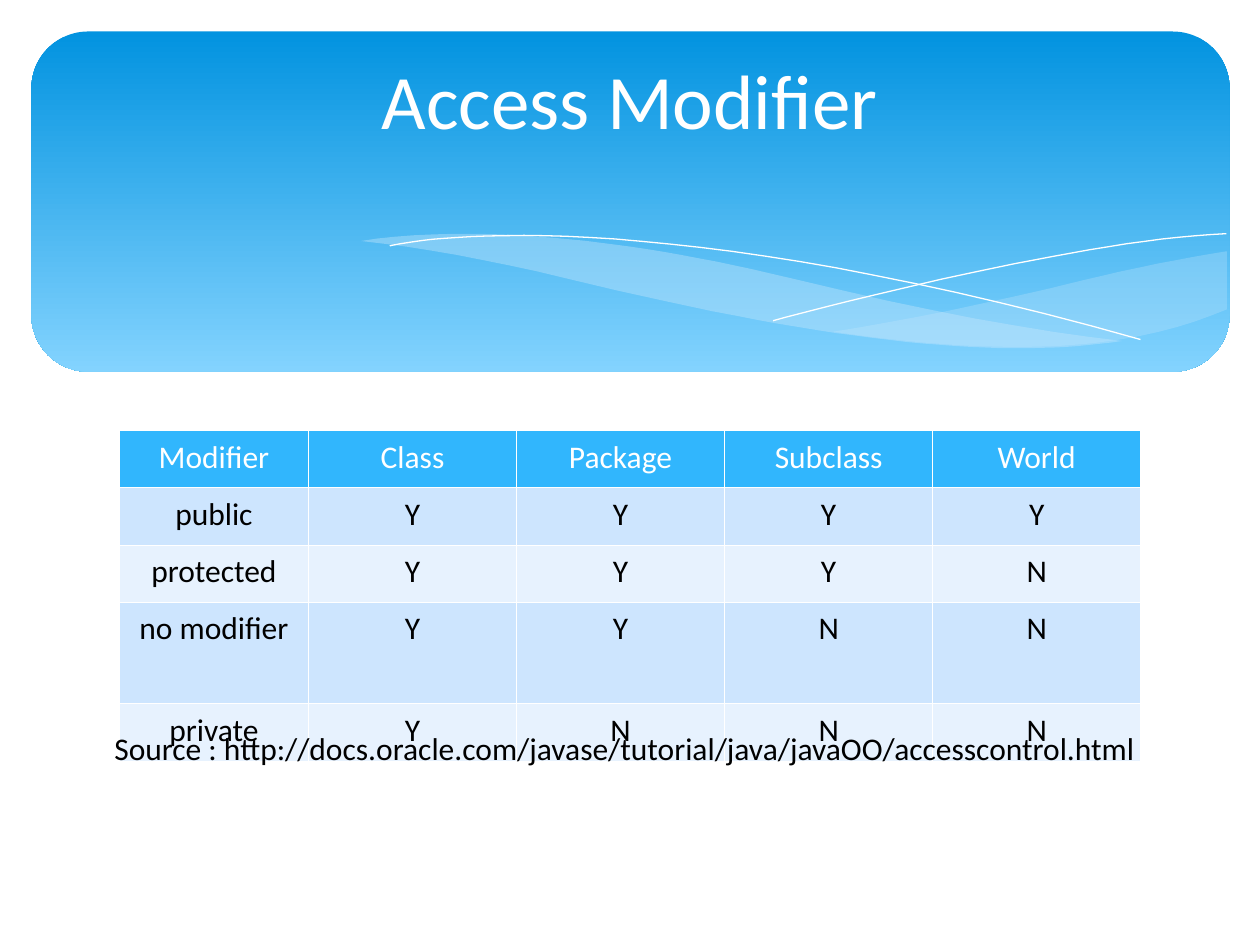
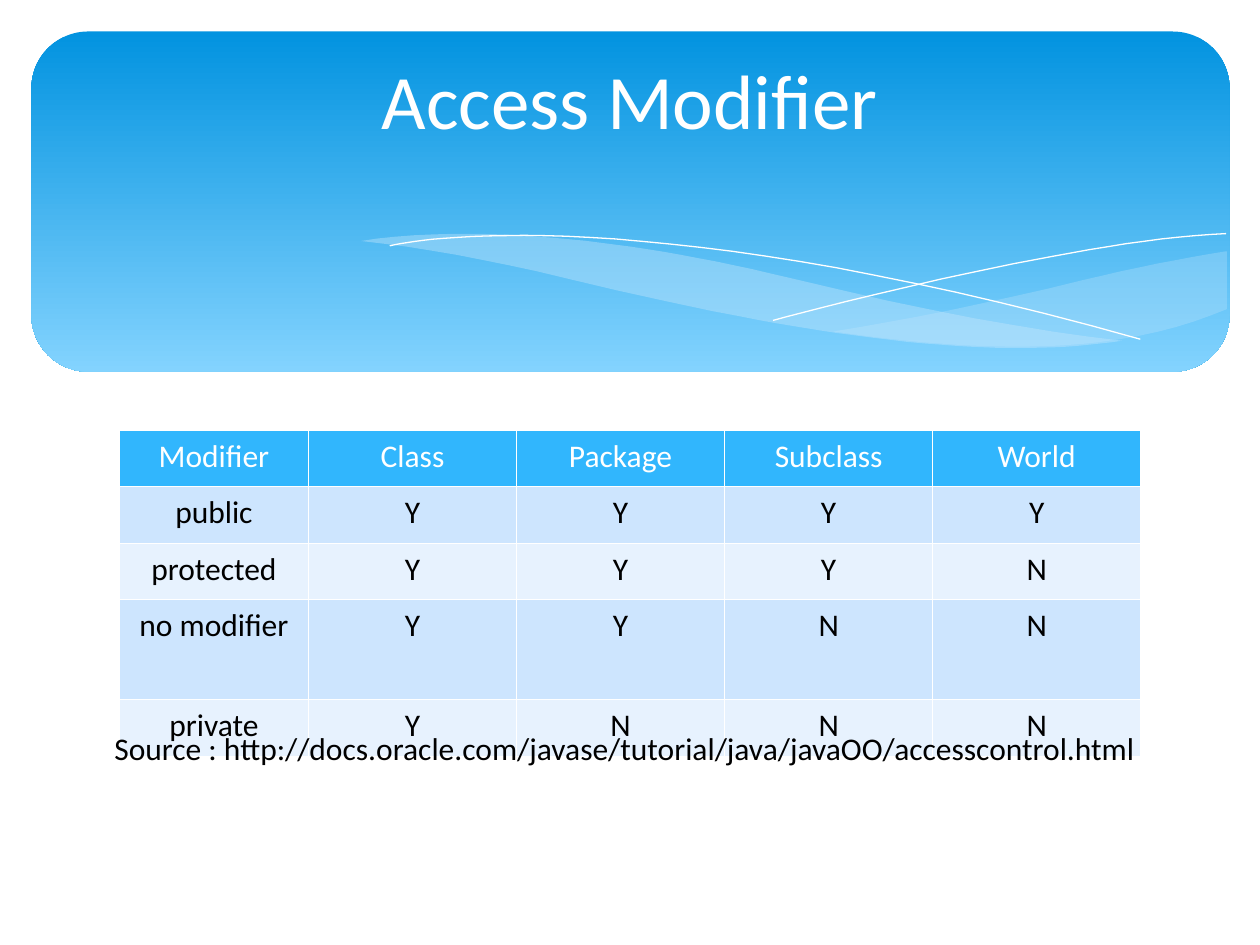
Before and after one commit to tariqahsan/JavaTraining-1, a slide deck: slide 43 of documents/Introduction to Java Programming.ppt (slide 42 before the commit). Drawn at 1260x945 pixels with LibreOffice and Linux fonts; fonts in the diff are those of the drawing. Boxes give left, top, right and bottom in pixels: in the first picture for what was removed or moved away, otherwise in the second. Text is boxed around its words. In the diff, an @@ line names an element or a change of style, - is before the commit and + after.

Commit message:
Commit on 09/08/17

```diff
--- a/documents/Introduction to Java Programming.ppt
+++ b/documents/Introduction to Java Programming.ppt
@@ outline redrawn in 3 elements at (360,234,1121,349), (774,233,1227,320), (389,236,1140,339) @@
@@ table at (120,431,1140,748) @@
@@ line spacing 1.04 to 1.02 @@
```
Also in this commit, not shown: 65 other slides changed, 1 slide added.
